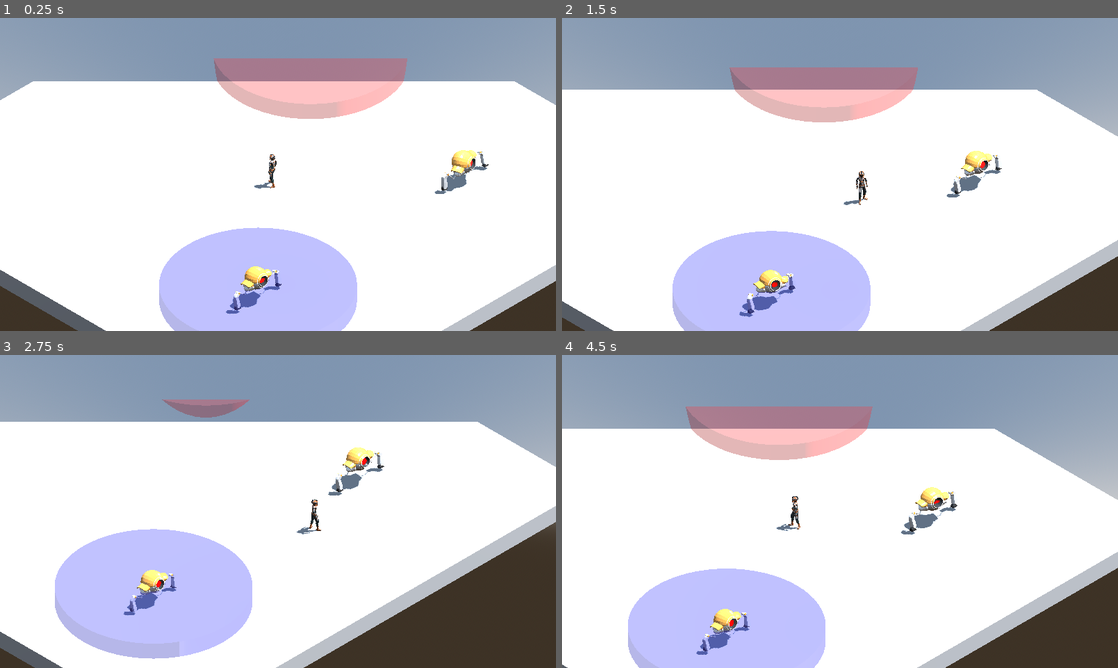
Above: before the commit, frames 1-4 (two rows, left to right).
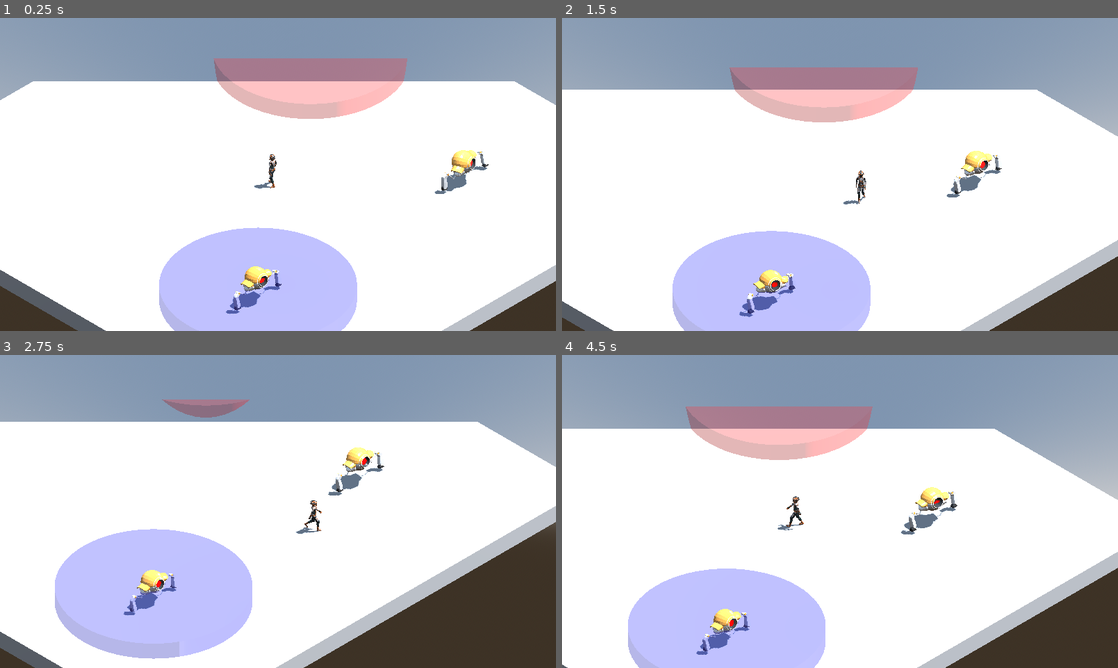
Above: after the commit, the same moments.

Repository: amhndu/chronos-rift
Game: Godot game, scene res://Main.tscn
Two runs of this game, one before a commit and one after it. Both use one fixed random seed, a clock stepped at 60 frames per second and the inputs below.
Inputs:
- Up to frame 1 (0.25 s): no input
- Up to frame 2 (1.5 s): hold Right (move_right) 0.53-1.28 s; tap Space (jump) at 0.77 s; hold Down (move_back) from 1.28 s (still down)
- Up to frame 3 (2.75 s): tap Space (jump) at 1.52 s; release Down (move_back) at 2.03 s; hold Right (move_right) from 2.03 s (still down)
- Up to frame 4 (4.5 s): release Right (move_right) at 2.78 s; hold Up (move_forward) 2.78-3.53 s; tap Space (jump) at 3.02, 3.77 s; hold Left (move_left) from 3.53 s (still down)

The runs differ from the first frame. In frame 1, less than 0.1% of the frame differs, in the area x 47-50%, y 43-55%; in frame 2, 0.1%; in frame 3, 0.1%; in frame 4, 0.2%, in the area x 38-44%, y 45-57%.

Commit message:
feat: play appropriate player animations

Diff:
--- a/Player.gd
+++ b/Player.gd
@@ -11,6 +11,11 @@
 @export var bounce_impulse = 16
 ## The downward acceleration when in the air, in meters per second.
 @export var fall_acceleration = 75
+
+var animation_player: AnimationPlayer
+
+func _ready():
+	animation_player = $Pivot/player_astronaut_imported/AnimationPlayer
 
 # NOTE: For time scaling to work, all acceleration (or velocity increments) must be defined properties
 # Any new property must be added to `scale_time` method
@@ -30,6 +35,13 @@
 		direction = direction.normalized().rotated(Vector3(0, 1, 0), deg_to_rad(-45))
 		# Setting the basis property will affect the rotation of the node.
 		basis = Basis.looking_at(direction)
+		# Switch to correct animation
+		animation_player.play("CharacterArmature|Walk")
+		# TODO Scale animation speed according to scale and time_scale
+		#animation_player.speed_scale = time_scaling_factor
+	else:
+		animation_player.play("CharacterArmature|Idle")
+
 
 	velocity.x = direction.x * speed
 	velocity.z = direction.z * speed
--- a/PlayerAstronaut.tscn
+++ b/PlayerAstronaut.tscn
@@ -1,7 +1,7 @@
 [gd_scene load_steps=4 format=3 uid="uid://dw8gv18obpglk"]
 
 [ext_resource type="Script" path="res://Player.gd" id="1_2v5fl"]
-[ext_resource type="PackedScene" uid="uid://blvphr0iwh518" path="res://art/player_astronaut.glb" id="1_sx63q"]
+[ext_resource type="PackedScene" uid="uid://cs3tnxgu5urmk" path="res://player_astronaut_imported.tscn" id="2_xxbfl"]
 
 [sub_resource type="CapsuleShape3D" id="CapsuleShape3D_7hquv"]
 
@@ -12,7 +12,7 @@
 [node name="Pivot" type="Node3D" parent="."]
 transform = Transform3D(-2, 0, -1.74846e-07, 0, 2, 0, 1.74846e-07, 0, -2, 0, 0, 0)
 
-[node name="Model" parent="Pivot" instance=ExtResource("1_sx63q")]
+[node name="player_astronaut_imported" parent="Pivot" instance=ExtResource("2_xxbfl")]
 
 [node name="MobDetector" type="Area3D" parent="."]
 collision_layer = 0
--- /dev/null
+++ b/player_astronaut_imported.tscn
@@ -0,0 +1,49 @@
+[gd_scene load_steps=2 format=3 uid="uid://cs3tnxgu5urmk"]
+
+[ext_resource type="PackedScene" uid="uid://blvphr0iwh518" path="res://art/player_astronaut.glb" id="1_h23f2"]
+
+[node name="Root Scene" instance=ExtResource("1_h23f2")]
+
+[node name="Skeleton3D" parent="RootNode/CharacterArmature" index="0"]
+bones/1/position = Vector3(4.53219e-06, 0.00828953, -0.000456057)
+bones/4/rotation = Quaternion(0.0854647, -0.237484, 0.0115782, 0.967555)
+bones/5/rotation = Quaternion(0.00363648, 2.25555e-10, -2.13629e-09, 0.999993)
+bones/6/rotation = Quaternion(-0.00947105, 6.77982e-07, -8.58601e-10, 0.999955)
+bones/7/rotation = Quaternion(-0.0245109, -0.000275392, 0.000120303, 0.9997)
+bones/10/rotation = Quaternion(0.674998, -0.403884, -0.387776, -0.480506)
+bones/11/rotation = Quaternion(-0.121328, -0.0295654, -0.184313, 0.974902)
+bones/12/rotation = Quaternion(0.0112397, 0.0177445, 0.0104792, 0.999725)
+bones/14/rotation = Quaternion(-0.0408909, -0.0321456, 0.0670435, 0.996393)
+bones/15/rotation = Quaternion(-0.0790735, 0.0116557, 0.0250531, 0.996486)
+bones/16/rotation = Quaternion(-0.0298723, 0.00978077, 0.00496208, 0.999494)
+bones/19/rotation = Quaternion(-0.0899747, 0.0254326, -0.00615306, 0.9956)
+bones/20/rotation = Quaternion(-0.12041, 0.00623888, -0.0188473, 0.992526)
+bones/21/rotation = Quaternion(-0.0190456, 0.00917197, -0.011121, 0.999715)
+bones/24/rotation = Quaternion(-0.0819329, 0.160517, -0.0365543, 0.982947)
+bones/25/rotation = Quaternion(-0.118164, 0.0402264, -0.0414629, 0.991312)
+bones/26/rotation = Quaternion(-0.0751798, 0.0300851, -0.00748025, 0.996688)
+bones/33/rotation = Quaternion(0.00387701, 0.198608, -0.345762, 0.917054)
+bones/34/rotation = Quaternion(0.0417278, -0.122015, 0.0851815, 0.987985)
+bones/35/rotation = Quaternion(-0.0885877, -0.0556028, 0.121992, 0.987005)
+bones/38/rotation = Quaternion(-0.626873, -0.307534, -0.439377, 0.565156)
+bones/39/rotation = Quaternion(-0.205763, -0.193786, 0.323958, 0.902862)
+bones/42/rotation = Quaternion(-0.0528572, 0.0336407, -0.0664887, 0.995818)
+bones/43/rotation = Quaternion(-0.0887832, -0.0113618, -0.0247415, 0.995679)
+bones/44/rotation = Quaternion(-0.0298723, -0.00978076, -0.00496206, 0.999494)
+bones/47/rotation = Quaternion(-0.104393, -0.0269019, -0.0690116, 0.991774)
+bones/49/rotation = Quaternion(-0.0190456, -0.00917197, 0.011121, 0.999715)
+bones/51/rotation = Quaternion(0.00911316, 0.0503409, -0.127957, 0.990459)
+bones/54/rotation = Quaternion(-0.0751798, -0.0300851, 0.00748026, 0.996688)
+bones/56/rotation = Quaternion(0.0170325, 0.07192, -0.226359, 0.971236)
+bones/57/rotation = Quaternion(-0.126589, -0.179584, 0.161972, 0.962024)
+bones/61/rotation = Quaternion(0.0195577, -0.185723, 0.435159, 0.880773)
+bones/62/rotation = Quaternion(0.0417277, 0.122015, -0.0851815, 0.987986)
+bones/63/rotation = Quaternion(-0.0885878, 0.0556028, -0.121992, 0.987005)
+bones/65/rotation = Quaternion(-0.535617, 0.0211013, 0.835658, -0.119768)
+bones/66/rotation = Quaternion(0.186823, 0.68198, -0.186822, 0.681981)
+bones/68/rotation = Quaternion(0.55499, 0.125435, 0.804817, 0.168885)
+bones/69/rotation = Quaternion(0.167543, -0.686971, 0.167542, 0.686972)
+bones/71/rotation = Quaternion(0.614414, 0.348044, -0.346153, 0.617689)
+
+[node name="AnimationPlayer" parent="." index="1"]
+autoplay = "CharacterArmature|Idle"
